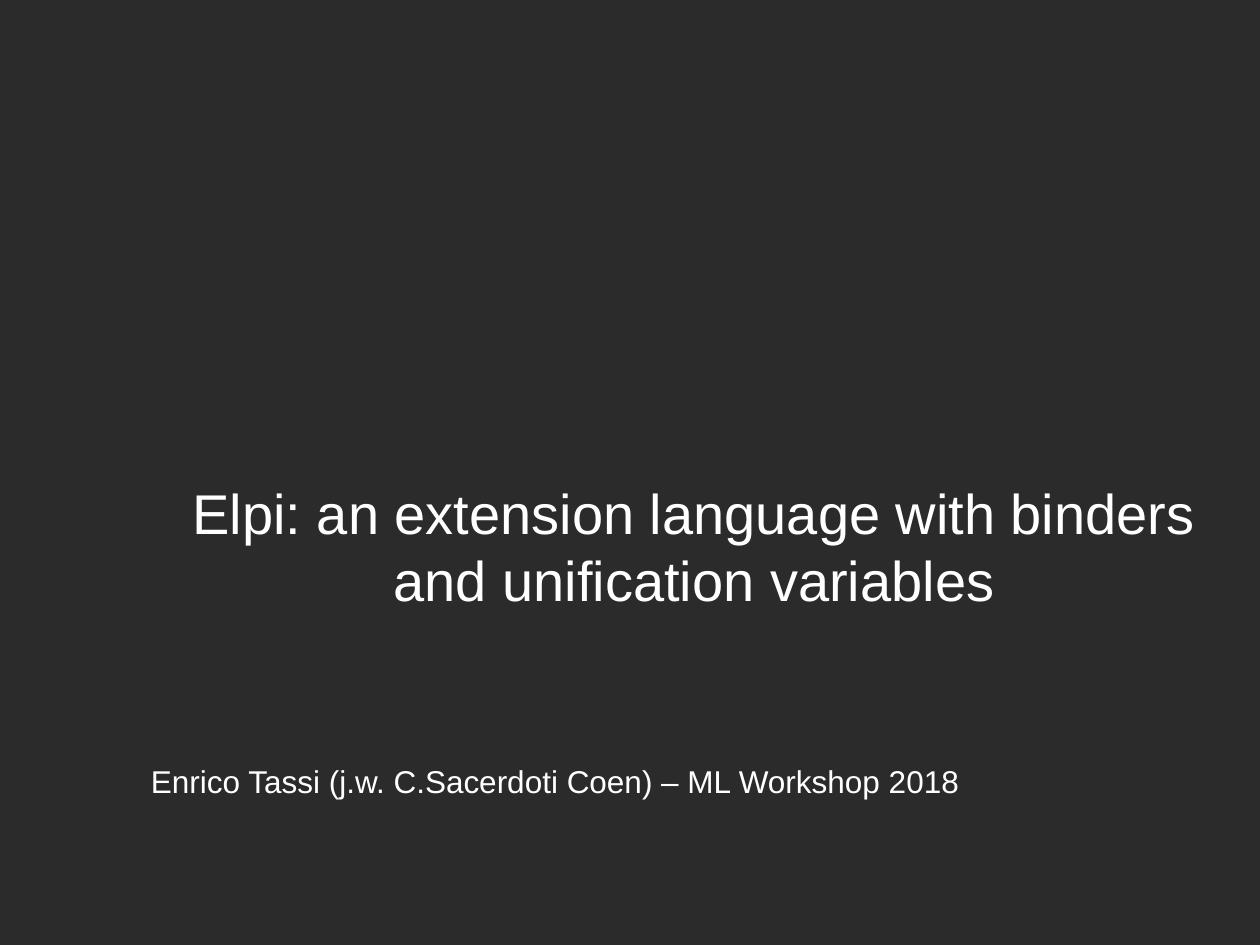
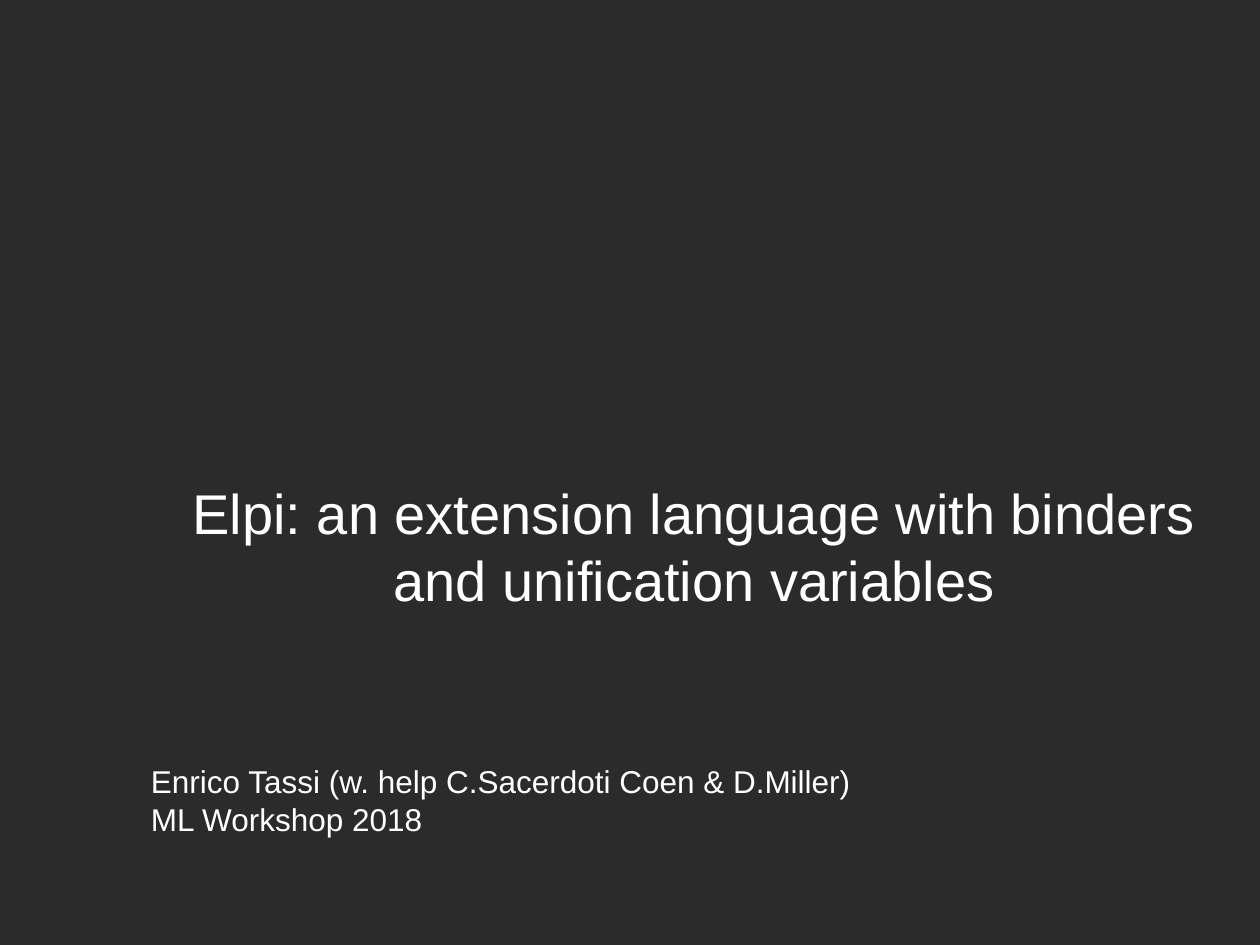
Before and after one commit to gares/mlws18, a slide deck: slide 1 of slides.odp. Drawn at 1260x945 pixels with LibreOffice and Linux fonts; fonts in the diff are those of the drawing; background and template pictures are left out; a plain dark background stands for a picture behind light text. Boxes give left, top, right and bottom in pixels: in the first picture for what was removed or moved away, otherwise in the second. Text is boxed around its words. In the diff, an @@ line names an element or a change of style, - is before the commit and + after.

```diff
--- a/slides.odp
+++ b/slides.odp
@@ text at (151, 770, 850, 837): text changed @@
-Enrico Tassi (j.w. C.Sacerdoti Coen) – ML Workshop 2018
+Enrico Tassi (w. help C.Sacerdoti Coen & D.Miller)
+ML Workshop 2018
```
Also in this commit, not shown: 10 other slides changed, 1 slide added, 12 other files.
